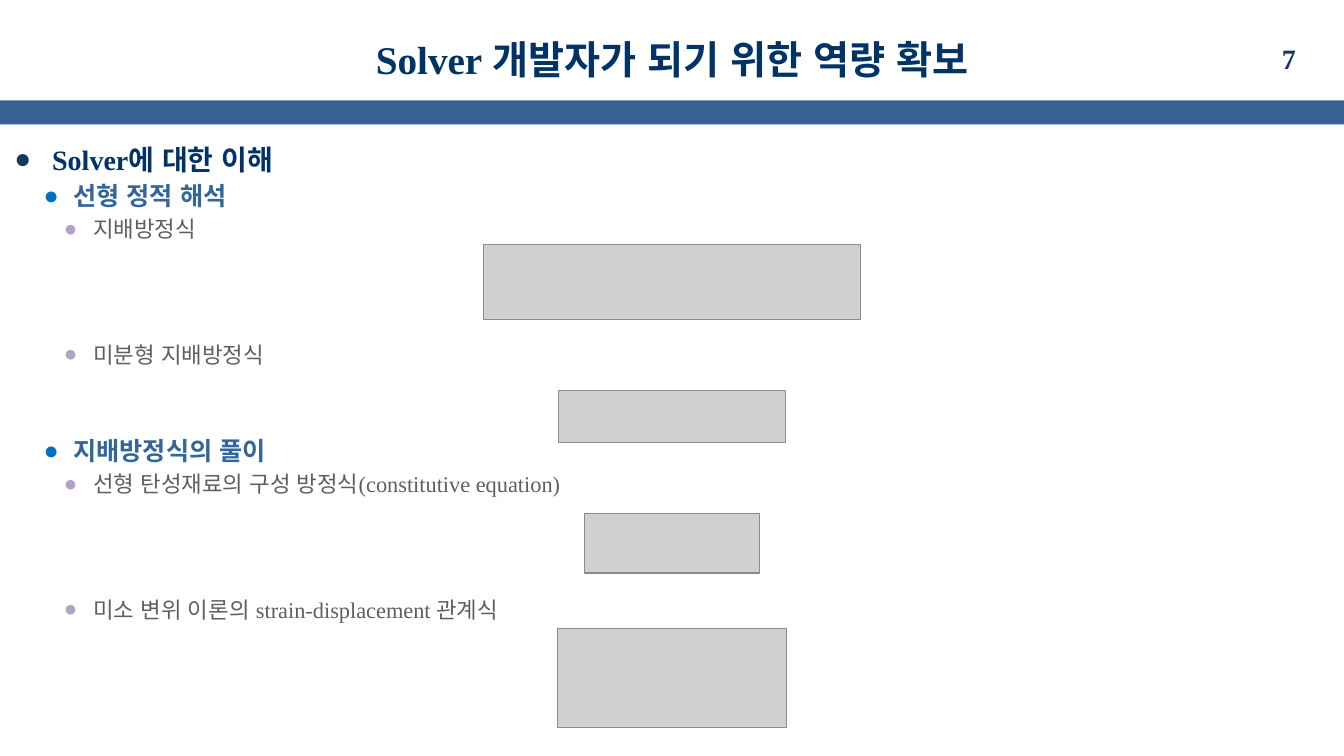
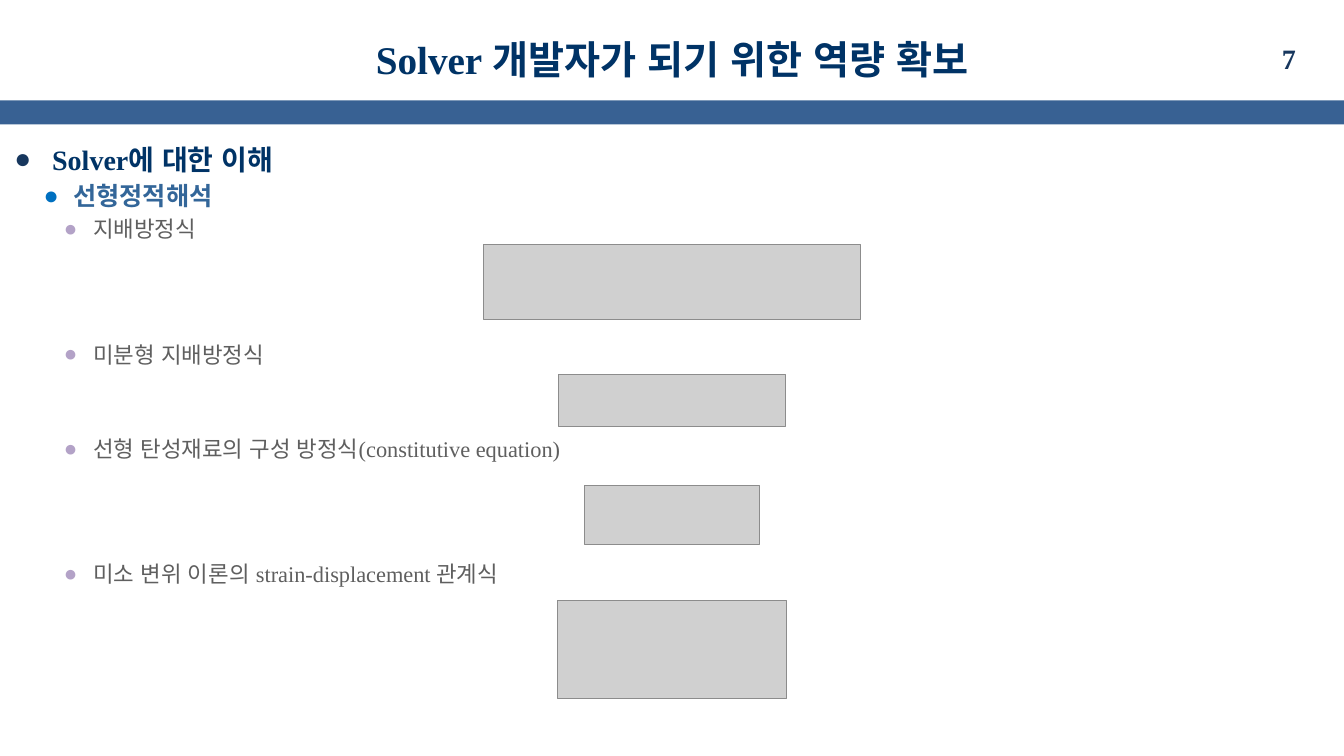
Before and after one commit to kms0523/Study, a slide deck: slide 7 of 발표자료/성과발표(중간).pptx. Drawn at 1344x756 pixels with LibreOffice and Linux fonts; fonts in the diff are those of the drawing; grey boxes stand for pictures; background and template pictures are left out. Boxes give left, top, right and bottom in pixels: in the first picture for what was removed or moved away, otherwise in the second. Text is boxed around its words. In the diff, an @@ line names an element or a change of style, - is before the commit and + after.

```diff
--- a/발표자료/성과발표(중간).pptx
+++ b/발표자료/성과발표(중간).pptx
@@ text at <box>73,183,212,208</box>: spaces changed @@
-  ● 선형 정적 해석
+  ● 선형정적해석
@@ picture: place and size @@
-picture at <box>559,390,786,443</box>
+picture at <box>559,375,786,427</box>
@@ text at <box>73,439,265,463</box>: paragraph removed @@
-  ● 지배방정식의 풀이
@@ picture: place and size @@
-picture at <box>585,514,759,574</box>
+picture at <box>585,485,759,544</box>
@@ picture: place and size @@
-picture at <box>558,629,786,728</box>
+picture at <box>558,600,786,699</box>
```
Also in this commit, not shown: 3 other slides changed, 2 slides added, 2 slides removed.
